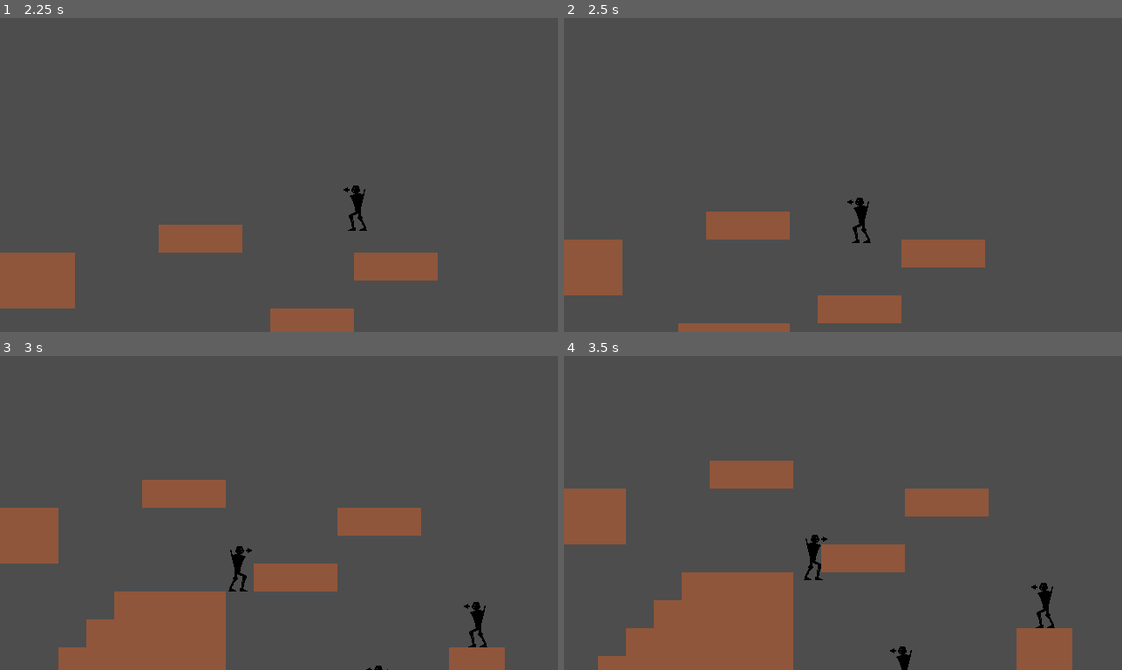
Above: before the commit, frames 1-4 (two rows, left to right).
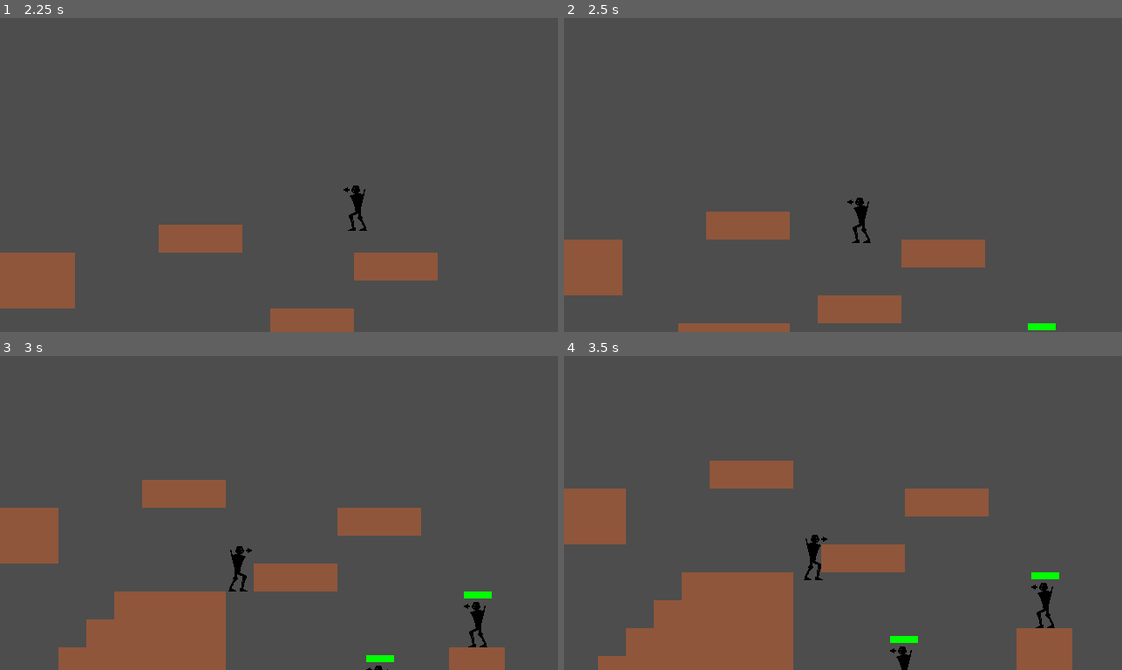
Above: after the commit, the same moments.

Repository: ThreeCoffees/2dplatformershooter
Game: Godot game, scene res://scenes/levels/game.tscn
Two runs of this game, one before a commit and one after it. Both use one fixed random seed, a clock stepped at 60 frames per second and the inputs below.
Inputs:
- Up to frame 1 (2.25 s): tap Enter at 0.5 s; hold D (move_right) 0.53-2.03 s; tap W (jump) at 0.77, 1.52 s; hold A (move_left) from 2.03 s (still down)
- Up to frame 2 (2.5 s): keep holding A (move_left)
- Up to frame 3 (3 s): release A (move_left) at 2.78 s; hold D (move_right) from 2.78 s (still down)
- Up to frame 4 (3.5 s): keep holding D (move_right); tap W (jump) at 3.02 s

Frame 1 is identical in both runs. In frame 2, 0.1% of the frame differs, in the area x 83-89%, y 97-100%; in frame 3, 0.2%, in the area x 65-89%, y 75-98%; in frame 4, 0.2%.

Commit message:
added health bars

Diff:
--- /dev/null
+++ b/scenes/components/UI/health_bar.gd
@@ -0,0 +1,18 @@
+@tool
+class_name HealthBar
+extends ProgressBar
+
+@export var health_component: HealthComponent
+
+func _ready() -> void:
+	max_value = health_component.max_health
+	value = health_component.health
+
+
+func _on_health_component_max_health_changed(old_value: float, new_value: float) -> void:
+	max_value = new_value
+	value = health_component.health
+
+
+func _on_health_component_health_changed(old_value: float, new_value: float) -> void:
+	value = new_value
--- /dev/null
+++ b/scenes/components/UI/health_bar.tscn
@@ -0,0 +1,23 @@
+[gd_scene load_steps=4 format=3 uid="uid://dwgf5uyl662tw"]
+
+[ext_resource type="Script" uid="uid://c5m4k0dq7h6fk" path="res://scenes/components/UI/health_bar.gd" id="1_qtn4g"]
+
+[sub_resource type="StyleBoxFlat" id="StyleBoxFlat_710my"]
+bg_color = Color(1, 0, 0, 1)
+
+[sub_resource type="StyleBoxFlat" id="StyleBoxFlat_hfdr2"]
+bg_color = Color(0, 1, 0, 1)
+
+[node name="HealthBar" type="ProgressBar"]
+anchors_preset = 5
+anchor_left = 0.5
+anchor_right = 0.5
+offset_left = -16.0
+offset_top = -64.0
+offset_right = 16.0
+offset_bottom = -56.0
+grow_horizontal = 2
+theme_override_styles/background = SubResource("StyleBoxFlat_710my")
+theme_override_styles/fill = SubResource("StyleBoxFlat_hfdr2")
+show_percentage = false
+script = ExtResource("1_qtn4g")
--- a/scenes/components/health_component.gd
+++ b/scenes/components/health_component.gd
@@ -1 +1,45 @@
+@tool
+class_name HealthComponent
 extends Node
+
+signal health_changed(old_value: float, new_value: float)
+signal max_health_changed(old_value: float, new_value: float)
+signal health_depleted
+
+@export var max_health: float = 100.0 : set = _set_max_health, get = _get_max_health
+var health: float : set = _set_health, get = _get_health
+
+func _ready() -> void:
+	health = max_health
+
+func change_health_by(value: float) -> void:
+	_set_health(health + value)
+
+func change_max_health_by(value: float) -> void:
+	_set_max_health(max_health + value)
+
+func _set_health(new_value) -> void:
+	var old_value = health
+	health = new_value
+	if health <= 0:
+		health = 0
+		health_depleted.emit()
+	elif health > max_health:
+		health = max_health
+	health_changed.emit(old_value, health)
+
+func _get_health() -> float:
+	return health
+
+func _set_max_health(new_value) -> void:
+	var old_value = max_health
+	max_health = new_value
+	if max_health <= 0:
+		max_health = 0
+		health_depleted.emit()
+	if max_health > health:
+		health = max_health;
+	max_health_changed.emit(old_value, max_health)
+
+func _get_max_health() -> float:
+	return max_health
--- a/scenes/components/health_component.tscn
+++ b/scenes/components/health_component.tscn
@@ -1,52 +1,6 @@
 [gd_scene load_steps=2 format=3 uid="uid://dtkqkm7e0206w"]
 
-[sub_resource type="GDScript" id="GDScript_vukis"]
-script/source = "class_name HealthComponent
-extends Node
-
-signal health_changed(old_value: float, new_value: float)
-signal max_health_changed(old_value: float, new_value: float)
-signal health_depleted
-
-@export var max_health: float = 100.0 : set = _set_max_health, get = _get_max_health
-var health: float : set = _set_health, get = _get_health
-
-func _ready() -> void:
-	health = max_health
-
-func change_health_by(value: float) -> void:
-	_set_health(health + value)
-
-func change_max_health_by(value: float) -> void:
-	_set_max_health(max_health + value)
-
-func _set_health(new_value) -> void:
-	var old_value = health
-	health = new_value
-	if health <= 0:
-		health = 0
-		health_depleted.emit()
-	elif health > max_health:
-		health = max_health
-	health_changed.emit(old_value, health)
-
-func _get_health() -> float:
-	return health
-
-func _set_max_health(new_value) -> void:
-	var old_value = max_health
-	max_health = new_value
-	if max_health <= 0:
-		max_health = 0
-		health_depleted.emit()
-	if max_health > health:
-		health = max_health;
-	max_health_changed.emit(old_value, max_health)
-
-func _get_max_health() -> float:
-	return max_health
-
-"
+[ext_resource type="Script" uid="uid://dc5vstfjiy0h5" path="res://scenes/components/health_component.gd" id="1_2wcl1"]
 
 [node name="HealthComponent" type="Node"]
-script = SubResource("GDScript_vukis")
+script = ExtResource("1_2wcl1")
--- a/scenes/entities/patrolling_enemy.tscn
+++ b/scenes/entities/patrolling_enemy.tscn
@@ -6,6 +6,8 @@
 [ext_resource type="PackedScene" uid="uid://d01yesj4e04jf" path="res://scenes/components/movement/movement_component.tscn" id="4_ibo2p"]
 [ext_resource type="PackedScene" uid="uid://dhasqn4jim5yj" path="res://scenes/components/movement/animation_component.tscn" id="5_oe8id"]
 [ext_resource type="PackedScene" uid="uid://bpg2scmhf5y10" path="res://scenes/components/controlers/patrolling_ai_component.tscn" id="6_hfdr2"]
+[ext_resource type="PackedScene" uid="uid://dwgf5uyl662tw" path="res://scenes/components/UI/health_bar.tscn" id="7_hfdr2"]
+[ext_resource type="PackedScene" uid="uid://dtkqkm7e0206w" path="res://scenes/components/health_component.tscn" id="7_ivh63"]
 
 [sub_resource type="AtlasTexture" id="AtlasTexture_fjrip"]
 atlas = ExtResource("2_hfdr2")
@@ -89,3 +91,11 @@
 position = Vector2(0, -26)
 target_position = Vector2(-25, 0)
 collision_mask = 4
+
+[node name="HealthComponent" parent="." index="8" instance=ExtResource("7_ivh63")]
+
+[node name="HealthBar" parent="." index="9" node_paths=PackedStringArray("health_component") instance=ExtResource("7_hfdr2")]
+health_component = NodePath("../HealthComponent")
+
+[connection signal="health_changed" from="HealthComponent" to="HealthBar" method="_on_health_component_health_changed"]
+[connection signal="max_health_changed" from="HealthComponent" to="HealthBar" method="_on_health_component_max_health_changed"]
--- a/scenes/entities/player.tscn
+++ b/scenes/entities/player.tscn
@@ -8,6 +8,7 @@
 [ext_resource type="PackedScene" uid="uid://dhasqn4jim5yj" path="res://scenes/components/movement/animation_component.tscn" id="6_tuyoq"]
 [ext_resource type="PackedScene" uid="uid://cyptpny7snkgl" path="res://scenes/components/movement/wall_jump_component.tscn" id="8_dnykm"]
 [ext_resource type="PackedScene" uid="uid://qhs724y35i78" path="res://scenes/components/movement/advanced_jump_component.tscn" id="8_smehm"]
+[ext_resource type="PackedScene" uid="uid://dtkqkm7e0206w" path="res://scenes/components/health_component.tscn" id="9_c5rqy"]
 
 [sub_resource type="AtlasTexture" id="AtlasTexture_fjrip"]
 atlas = ExtResource("1_3vyb7")
@@ -103,3 +104,6 @@
 position = Vector2(0, -26)
 target_position = Vector2(-25, 0)
 collision_mask = 4
+
+[node name="HealthComponent" parent="." instance=ExtResource("9_c5rqy")]
+max_health = 100.0
--- a/scenes/entities/standing_enemy.tscn
+++ b/scenes/entities/standing_enemy.tscn
@@ -6,6 +6,8 @@
 [ext_resource type="PackedScene" uid="uid://dhasqn4jim5yj" path="res://scenes/components/movement/animation_component.tscn" id="4_832d2"]
 [ext_resource type="PackedScene" uid="uid://d01yesj4e04jf" path="res://scenes/components/movement/movement_component.tscn" id="5_yhl7k"]
 [ext_resource type="PackedScene" uid="uid://bpg2scmhf5y10" path="res://scenes/components/controlers/patrolling_ai_component.tscn" id="6_1iekd"]
+[ext_resource type="PackedScene" uid="uid://dtkqkm7e0206w" path="res://scenes/components/health_component.tscn" id="7_d7egk"]
+[ext_resource type="PackedScene" uid="uid://dwgf5uyl662tw" path="res://scenes/components/UI/health_bar.tscn" id="8_832d2"]
 
 [sub_resource type="AtlasTexture" id="AtlasTexture_fjrip"]
 atlas = ExtResource("2_csayt")
@@ -90,3 +92,9 @@
 position = Vector2(0, -26)
 target_position = Vector2(-25, 0)
 collision_mask = 4
+
+[node name="HealthComponent" parent="." index="8" instance=ExtResource("7_d7egk")]
+
+[node name="HealthBar" parent="." index="9" node_paths=PackedStringArray("health_component") instance=ExtResource("8_832d2")]
+value = 100.0
+health_component = NodePath("../HealthComponent")
Not shown, added: scenes/components/UI/health_bar.gd.uid
Not shown: 1 places in scenes/entities/patrolling_enemy.tscn that only renumber resources
Not shown: 1 places in scenes/entities/player.tscn that only renumber resources
Not shown: 1 places in scenes/entities/standing_enemy.tscn that only renumber resources
